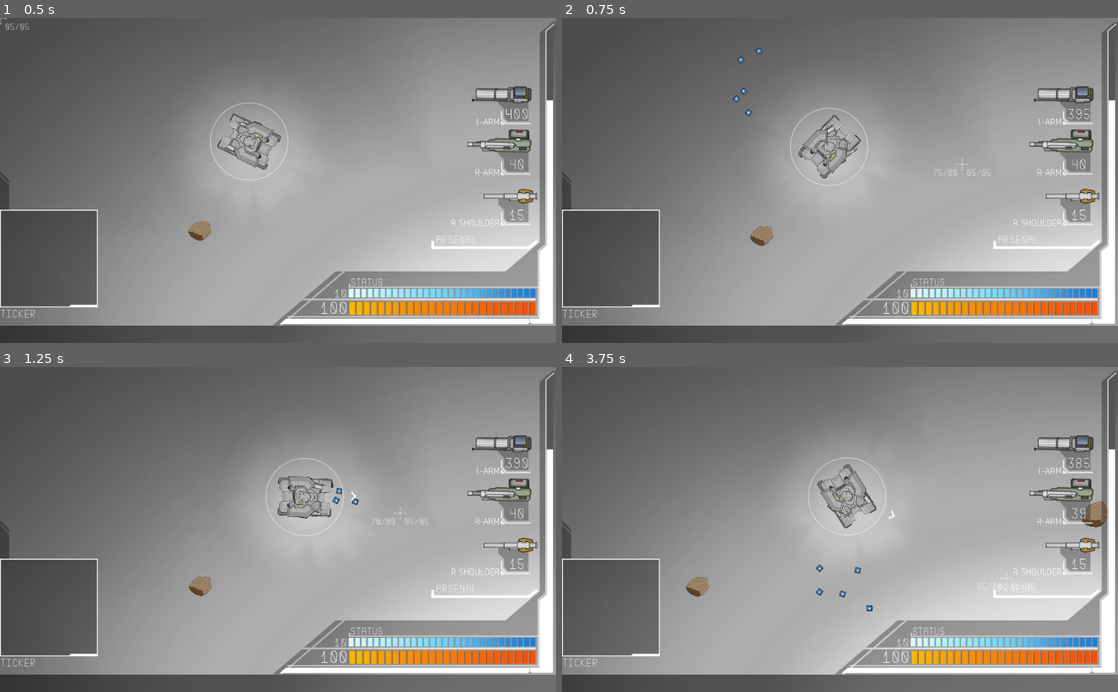
Above: before the commit, frames 1-4 (two rows, left to right).
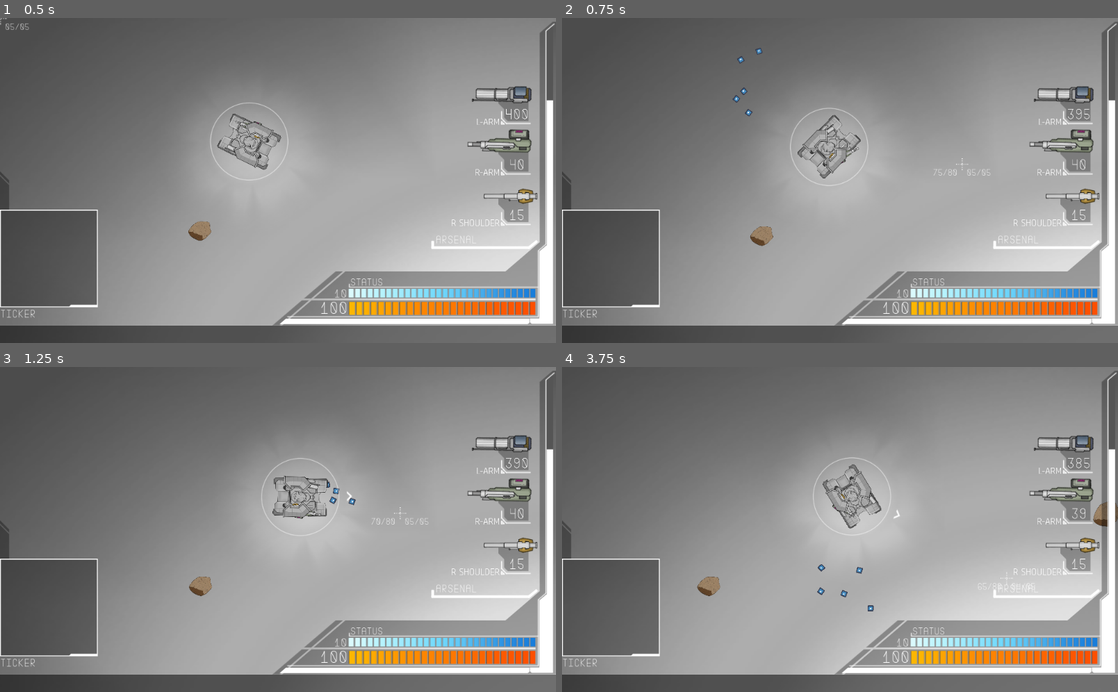
Above: after the commit, the same moments.

Repository: Littlerun-Bastion/Soulless-Steel
Game: Godot game, scene res://game/arena/Arena.tscn
The game is run twice, just before and just after one commit, with the same random seed, the same clock (stepped at 60 frames per second) and the same inputs.
Inputs (mouse positions are in pixels of both pictures, inside the frame that each line leads up to):
- Up to frame 1 (0.5 s): no input
- Up to frame 2 (0.75 s): move the mouse to (962, 164) at 0.52 s; press the mouse at (962, 164) at 0.53 s; hold D (right) from 0.53 s (still down)
- Up to frame 3 (1.25 s): keep holding D (right)
- Up to frame 4 (3.75 s): move the mouse to (728, 545) at 1.27 s; release D (right) at 1.28 s; release the mouse at (728, 545) at 1.28 s; hold S (down) 1.28-2.03 s; right-click (728, 545) at 1.35 s; move the mouse to (895, 458) at 2.02 s; hold D (right) 2.03-2.78 s; hold F (honk) 2.03-2.78 s; move the mouse to (812, 594) at 2.77 s; hold W (up) 2.78-3.53 s; tap Ctrl (strafe) at 2.85 s; move the mouse to (1006, 578) at 3.52 s; press the mouse at (1006, 578) at 3.53 s; hold A (left) from 3.53 s (still down)

Frame 1 is identical in both runs. In frame 2, 0.1% of the frame differs, in the area x 42-54%, y 30-50%; in frame 3, 0.8%; in frame 4, 1.6%, in the area x 22-100%, y 27-76%.

Commit message:
Fixed and improved walking animation for mechas

Diff:
--- a/project/game/mecha/Mecha.gd
+++ b/project/game/mecha/Mecha.gd
@@ -72,12 +72,13 @@
 
 func set_speed(_max_speed, _move_acc):
 	max_speed = _max_speed
-	move_acc = _move_acc
+	move_acc = min(_move_acc, 100.0)
 	MovementAnimation.playback_speed = max_speed/200
 	var animation = MovementAnimation.get_animation("Walking")
 	var track = 0 #animation.find_track("Mecha:speed_modifier")
-	animation.track_set_key_value(track, 3, move_acc/100.0)
-	animation.track_set_key_value(track, 6, move_acc/100.0)
+	animation.track_set_key_value(track, 2, move_acc/100.0)
+	animation.track_set_key_value(track, 5, move_acc/100.0)
+
 
 func set_max_life(value):
 	max_hp = value
--- a/project/game/mecha/Player.gd
+++ b/project/game/mecha/Player.gd
@@ -90,7 +90,7 @@
 	movement_type = "free"
 	#rotation_acc = 2.0
 	#friction = 0.3
-	set_speed(500, 120)
+	set_speed(500, 60)
 	set_max_life(100)
 	set_core("core_test2")
 	set_head("head_test2")
